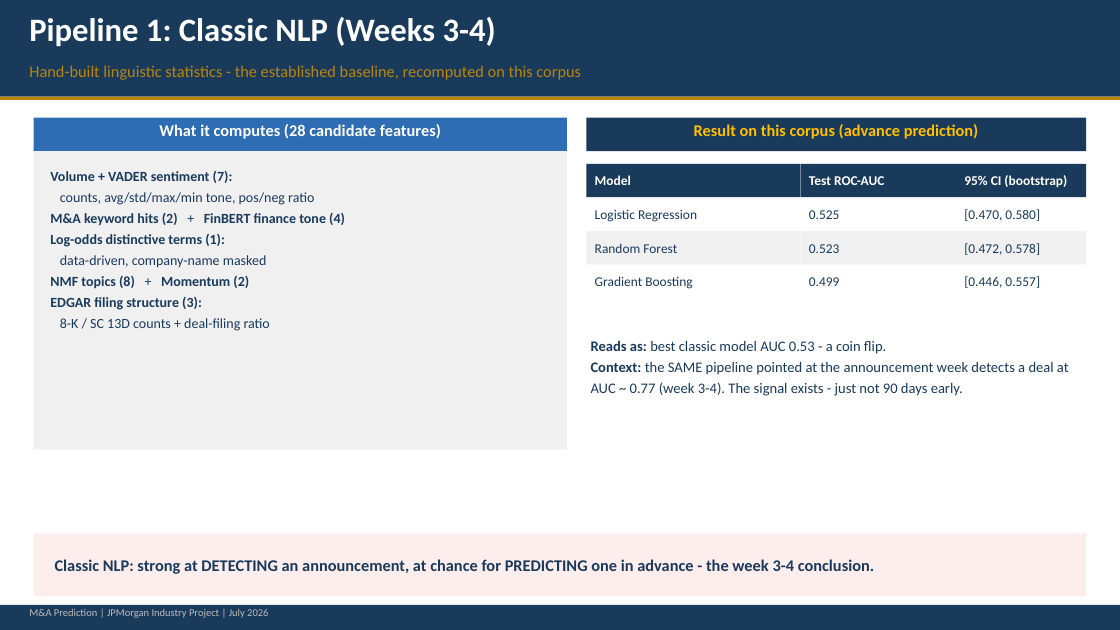
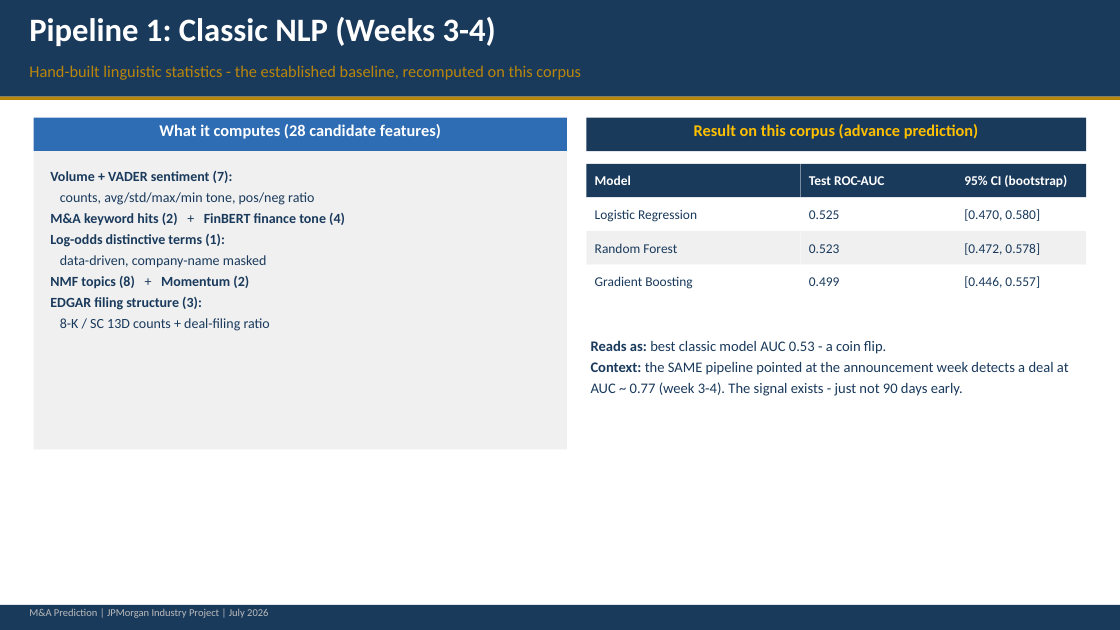
Before and after one commit to cindyfu0312/ucb-jpm-MA-prediction, a slide deck: slide 4 of reports/week7_ma_prediction_nlp_vs_llm_presentation.pptx. Drawn at 1120x630 pixels with LibreOffice and Linux fonts; fonts in the diff are those of the drawing. Boxes give left, top, right and bottom in pixels: in the first picture for what was removed or moved away, otherwise in the second. Text is boxed around its words. In the diff, an @@ line names an element or a change of style, - is before the commit and + after.

Commit message:
Week 7 deck: reframe as a small clean edge, add cited-sources and methodology slides
- Reframe the verdict from a flat null to "a small but consistent edge above
  chance" (combined 0.55 beats either pipeline alone), while keeping the honest
  "not yet significant, 95% CIs include 0.50" caveat wherever a claim is made.
- Remove the coloured callout banners from the bottom of every slide.
- Label the sample as "2,002 windows (pre/baseline) from 1,156 events" so the
  count cannot be misread as a year.
- New slide "Every LLM Score Cites Its Source": each signal must quote the exact
  headline behind it; 22/22 citations verified verbatim against the source text
  (curated examples in outputs/week7/cited_examples.json).
- Port the week-6 "Feature Dictionary" and "The Exact Call" methodology slides.
  Deck is now 13 slides.

```diff
--- a/reports/week7_ma_prediction_nlp_vs_llm_presentation.pptx
+++ b/reports/week7_ma_prediction_nlp_vs_llm_presentation.pptx
@@ rectangle removed at [34, 534, 1086, 597] @@
@@ text removed at [55, 559, 874, 574] @@
-Classic NLP: strong at DETECTING an announcement, at chance for PREDICTING one in advance - the week 3-4 conclusion.
```
Also in this commit, not shown: 7 other slides changed, 3 slides added, 2 other files.
